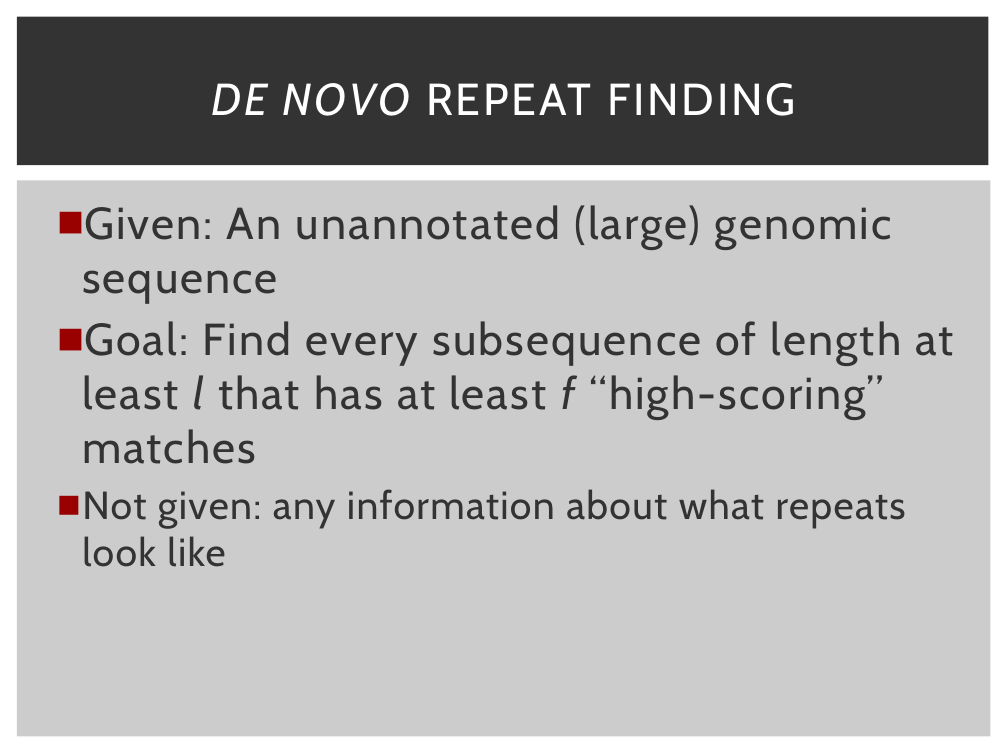
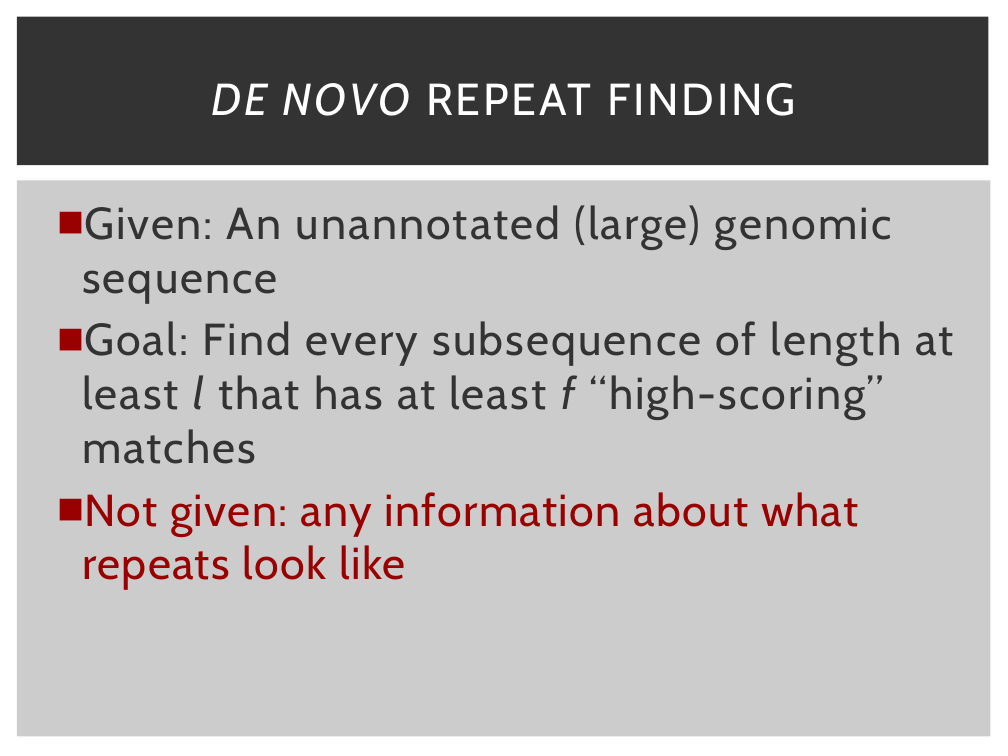
Before and after one commit to schaefce/proposal, a slide deck: slide 5 of GLBio.pptx. Drawn at 1008x756 pixels with LibreOffice and Linux fonts; fonts in the diff are those of the drawing. Boxes give left, top, right and bottom in pixels: in the first picture for what was removed or moved away, otherwise in the second. Text is boxed around its words. In the diff, an @@ line names an element or a change of style, - is before the commit and + after.

```diff
--- a/GLBio.pptx
+++ b/GLBio.pptx
@@ text at bbox=[82, 492, 858, 590]: size 28 to 32 pt, text colour #333333 to #990000 in "Not given: any information about what repeats ..." @@
```
Also in this commit, not shown: 3 other slides changed.
